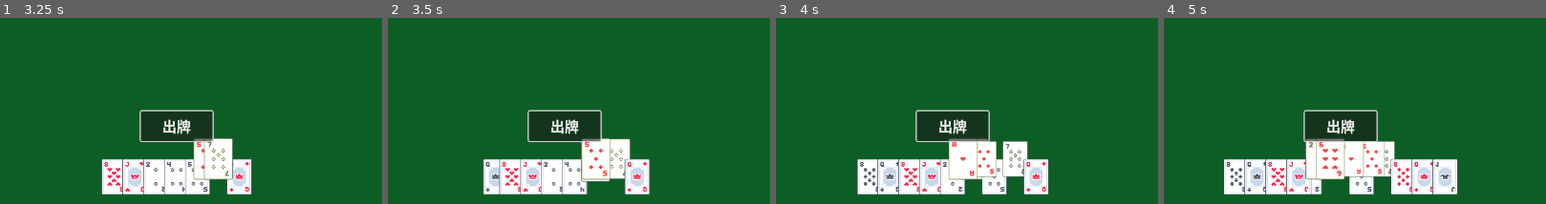
Above: before the commit, frames 1-4 (left to right).
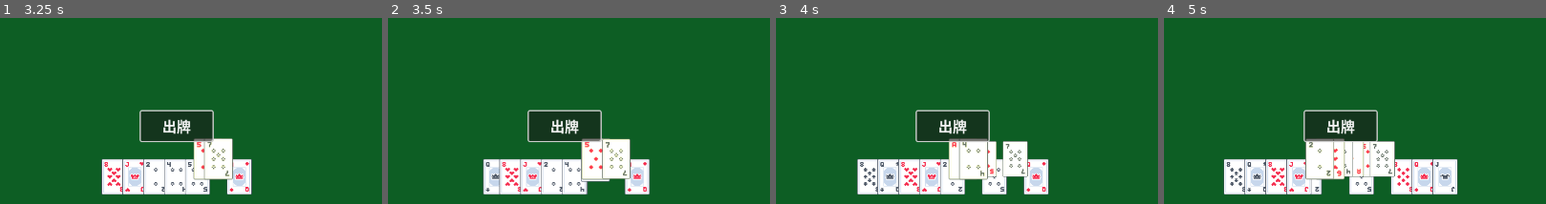
Above: after the commit, the same moments.

Repository: Eda-1121/Shengji
Game: Godot game, scene res://scenes/main.tscn
The game is run twice, just before and just after one commit, with the same random seed, the same clock (stepped at 60 frames per second) and the same inputs.
Inputs (mouse positions are % of the whole screen's width and height, from its top left):
- Up to frame 1 (3.25 s): click "出牌" at 0.5 s; click "出牌" at 1.25 s; click "出牌" at 2 s; tap Enter at 2.75 s; move the mouse to (53, 93) at 2.77 s; click (53, 93) at 2.92 s
- Up to frame 2 (3.5 s): no input
- Up to frame 3 (4 s): move the mouse to (50, 93) at 3.52 s; click (50, 93) at 3.67 s
- Up to frame 4 (5 s): move the mouse to (47, 93) at 4.27 s; click (47, 93) at 4.42 s
The pictures show only the part of the screen within x 27-77%, y 50-100%; the shares and areas given below are measured in that part.

Frame 1 is identical in both runs. In frame 2, 0.3% of the frame differs, in the area x 56-64%, y 64-87%; in frame 3, 0.6%; in frame 4, 0.8%, in the area x 39-61%, y 65-87%.

Commit message:
添加详细的selected_cards追踪和一致性检查
追踪增强:
- 在update_hand_display开始和结束时记录selected_cards状态
- 添加调用栈跟踪，便于定位问题来源
- 在_on_card_clicked中记录点击前后的selected_cards详细状态
- 显示每个卡牌的对象ID、is_selected标志和in_hand状态

一致性检查和修复:
- 在update_hand_display中检查selected_cards数组和card.is_selected属性是否一致
- 如果发现不一致，自动修复（以selected_cards数组为准）
- 记录所有不一致情况的详细日志

Bug修复:
- 修复z_index被覆盖的问题：选中的卡牌保持高z_index（1000+）
- 未选中的卡牌才会被设置为普通z_index（0-N）
- 确保选中的卡牌始终显示在最上层

这些增强将帮助我们精确定位为什么selected_cards会意外变化

Diff:
--- a/scripts/player.gd
+++ b/scripts/player.gd
@@ -139,9 +139,16 @@
 
 func update_hand_display(animate: bool = true):
 	"""更新手牌显示，确保与hand数组完全同步"""
-	print("=== update_hand_display 开始 ===")
+	print("\n=== update_hand_display 开始 ===")
+	print("调用栈：", get_stack())
 	print("hand数组大小：", hand.size())
 	print("hand_container子节点数：", hand_container.get_child_count())
+	print("selected_cards大小（调用前）：", selected_cards.size())
+	if selected_cards.size() > 0:
+		print("selected_cards内容：")
+		for i in range(selected_cards.size()):
+			var c = selected_cards[i]
+			print("  [%d] %s (对象ID=%s, is_selected=%s)" % [i, c.get_card_name(), c.get_instance_id(), c.is_selected])
 
 	# 输出hand数组中的所有卡牌
 	if hand.size() <= 5:  # 只在手牌少时详细输出
@@ -174,6 +181,24 @@
 		# 确保卡牌可见和可选择（只对在手牌中的卡牌）
 		card.visible = true
 		card.is_selectable = true
+
+		# 检查一致性：selected_cards数组和card.is_selected属性
+		var in_selected_array = selected_cards.has(card)
+		var has_selected_flag = card.is_selected
+		if in_selected_array != has_selected_flag:
+			print("  ⚠ 不一致！卡牌 %s: in_array=%s, flag=%s" % [card.get_card_name(), in_selected_array, has_selected_flag])
+			# 修复：以selected_cards数组为准
+			if in_selected_array and not has_selected_flag:
+				print("    → 修复：设置is_selected=true")
+				card.is_selected = true
+				if card.sprite:
+					card.sprite.modulate = Color(1.3, 1.3, 1.0)
+			elif not in_selected_array and has_selected_flag:
+				print("    → 修复：设置is_selected=false，从selected_cards移除")
+				card.is_selected = false
+				if card.sprite:
+					card.sprite.modulate = Color.WHITE
+				selected_cards.erase(card)
 
 		# 确保卡牌颜色正常（清除任何残留的高亮）
 		if card.sprite and not card.is_selected:
@@ -209,7 +234,10 @@
 			else:
 				card.position = target_pos
 
-		card.z_index = i
+		# 只对未选中的卡牌设置普通z_index，选中的卡牌保持高z_index
+		if not was_selected:
+			card.z_index = i
+		# 如果卡牌被选中，保持其高z_index（在_on_card_clicked中设置的1000+）
 
 	# 输出更新后的位置信息（只在手牌少时）
 	if hand.size() <= 5:
@@ -222,15 +250,30 @@
 				card.visible, card.is_selectable
 			])
 
-	print("=== update_hand_display 完成 ===")
+	print("selected_cards大小（调用后）：", selected_cards.size())
+	if selected_cards.size() > 0:
+		print("selected_cards内容（调用后）：")
+		for i in range(selected_cards.size()):
+			var c = selected_cards[i]
+			print("  [%d] %s (对象ID=%s, is_selected=%s, in_hand=%s)" % [i, c.get_card_name(), c.get_instance_id(), c.is_selected, hand.has(c)])
+	print("=== update_hand_display 完成 ===\n")
 
 func _on_card_clicked(card: Card):
 	if player_type != PlayerType.HUMAN:
 		return
 
-	print("\n[卡牌点击] 玩家点击了卡牌")
+	print("\n" + "=".repeat(60))
+	print("[卡牌点击] 玩家点击了卡牌")
+	print("=".repeat(60))
 	print("  - 卡牌信息: %s (suit=%d, rank=%d, 对象ID=%s)" % [card.get_card_name(), card.suit, card.rank, card.get_instance_id()])
 	print("  - 当前是否选中: %s" % ("是" if card.is_selected else "否"))
+	print("  - 点击前selected_cards状态:")
+	print("    - 数组大小: %d" % selected_cards.size())
+	if selected_cards.size() > 0:
+		print("    - 数组内容:")
+		for i in range(selected_cards.size()):
+			var c = selected_cards[i]
+			print("      [%d] %s (对象ID=%s, is_selected=%s)" % [i, c.get_card_name(), c.get_instance_id(), c.is_selected])
 
 	# 检查卡牌是否在手牌中（防止已出的牌被点击）
 	if not hand.has(card):
@@ -255,11 +298,15 @@
 		# 将选中的卡牌置于最前面
 		card.z_index = 1000 + selected_cards.size()
 
-	print("  - 当前已选中卡牌数量: %d" % selected_cards.size())
-	print("  - 已选中的卡牌:")
-	for i in range(selected_cards.size()):
-		var c = selected_cards[i]
-		print("    [%d] %s (suit=%d, rank=%d, 对象ID=%s)" % [i, c.get_card_name(), c.suit, c.rank, c.get_instance_id()])
+	print("  - 点击后selected_cards状态:")
+	print("    - 数组大小: %d" % selected_cards.size())
+	if selected_cards.size() > 0:
+		print("    - 数组内容:")
+		for i in range(selected_cards.size()):
+			var c = selected_cards[i]
+			print("      [%d] %s (suit=%d, rank=%d, 对象ID=%s, is_selected=%s)" % [i, c.get_card_name(), c.suit, c.rank, c.get_instance_id(), c.is_selected])
+
+	print("=".repeat(60) + "\n")
 
 	# 发出选牌变化信号
 	selection_changed.emit(selected_cards.size())
